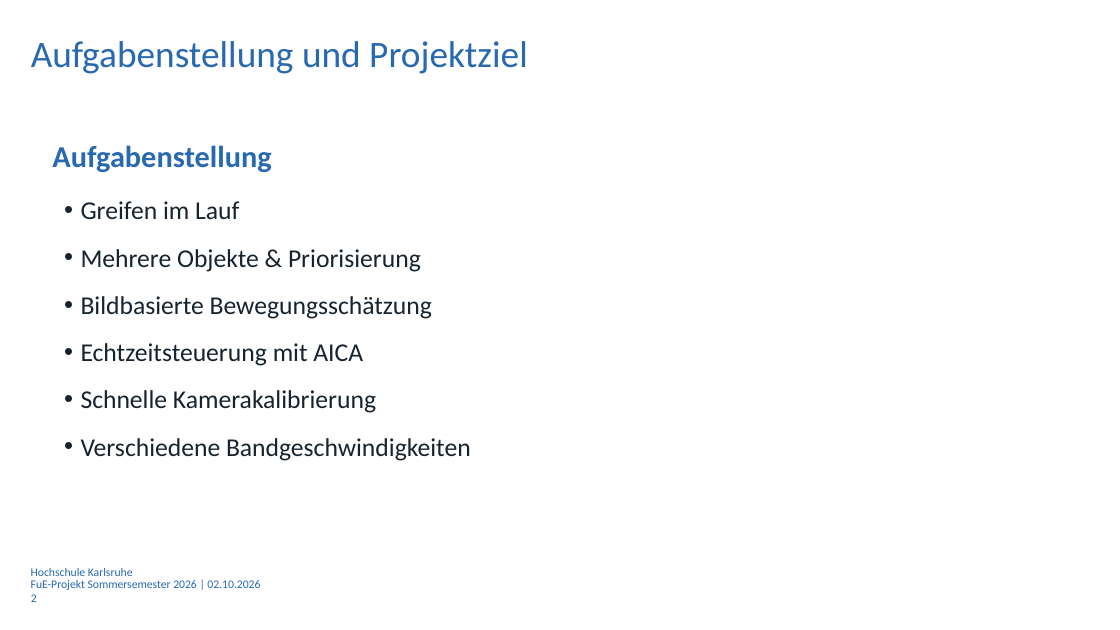
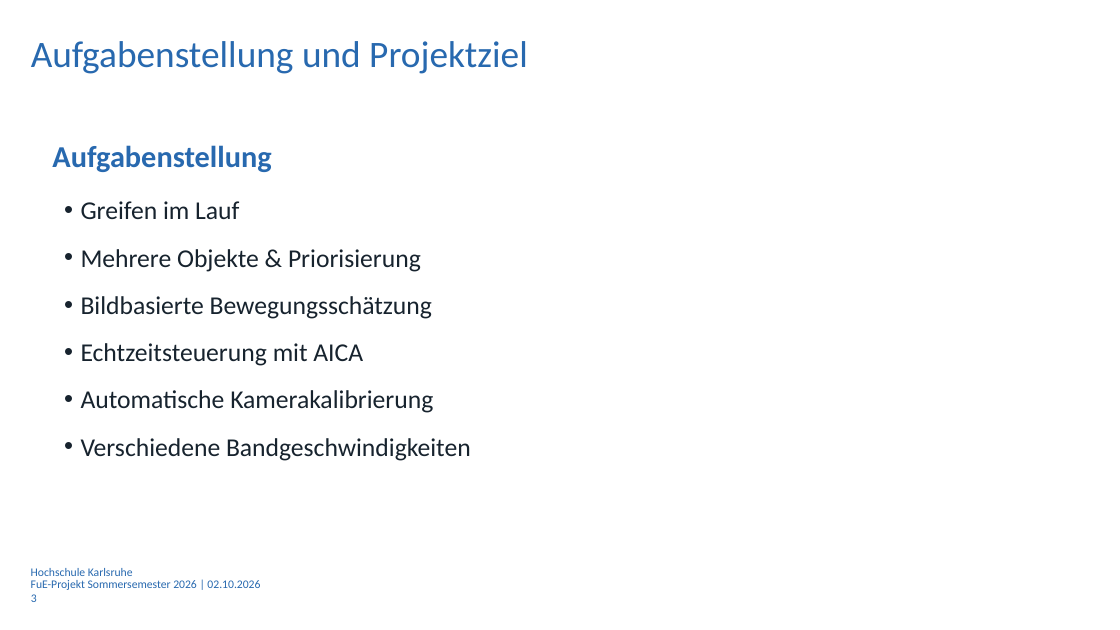
Before and after one commit to Luze212/roboter_tetris, a slide deck: slide 3 of Projektbericht/Presentation/Abschlussprasentation_RoboterTetris_V01_3.pptx (slide 2 before the commit). Drawn at 1120x630 pixels with LibreOffice and Linux fonts; fonts in the diff are those of the drawing; background and template pictures are left out. Boxes give left, top, right and bottom in pixels: in the first picture for what was removed or moved away, otherwise in the second. Text is boxed around its words. In the diff, an @@ line names an element or a change of style, - is before the commit and + after.

```diff
--- a/Projektbericht/Presentation/Abschlussprasentation_RoboterTetris_V01_3.pptx
+++ b/Projektbericht/Presentation/Abschlussprasentation_RoboterTetris_V01_3.pptx
@@ text at [81, 390, 433, 413]: text changed @@
-• Schnelle Kamerakalibrierung
+• Automatische Kamerakalibrierung
```
Also in this commit, not shown: 10 other slides changed, 2 slides added, 3 other files.
